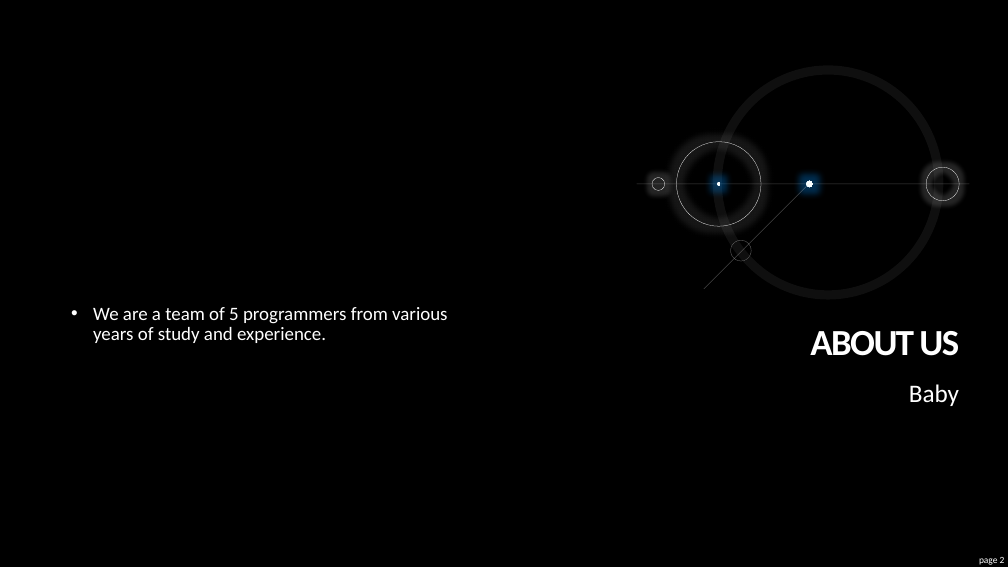
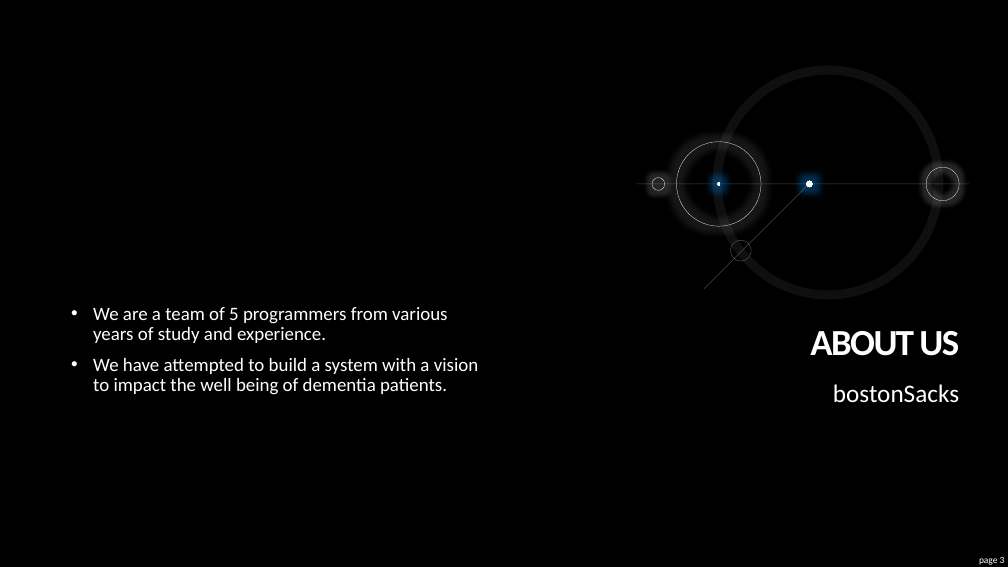
Before and after one commit to adityadutta/BostonHacksFall18, a slide deck: slide 3 of PITCH/Pitch.pptx (slide 2 before the commit). Drawn at 1008x567 pixels with LibreOffice and Linux fonts; fonts in the diff are those of the drawing. Boxes give left, top, right and bottom in pixels: in the first picture for what was removed or moved away, otherwise in the second. Text is boxed around its words. In the diff, an @@ line names an element or a change of style, - is before the commit and + after.

```diff
--- a/PITCH/Pitch.pptx
+++ b/PITCH/Pitch.pptx
@@ text at box(93, 358, 478, 395): paragraph added @@
+• We have attempted to build a system with a vision to impact the well being of dementia patients.
@@ subtitle at box(833, 384, 959, 402): text changed @@
-Baby
+bostonSacks
```
Also in this commit, not shown: 5 other slides changed, 5 slides added, 2 slides removed, 4 other files.
